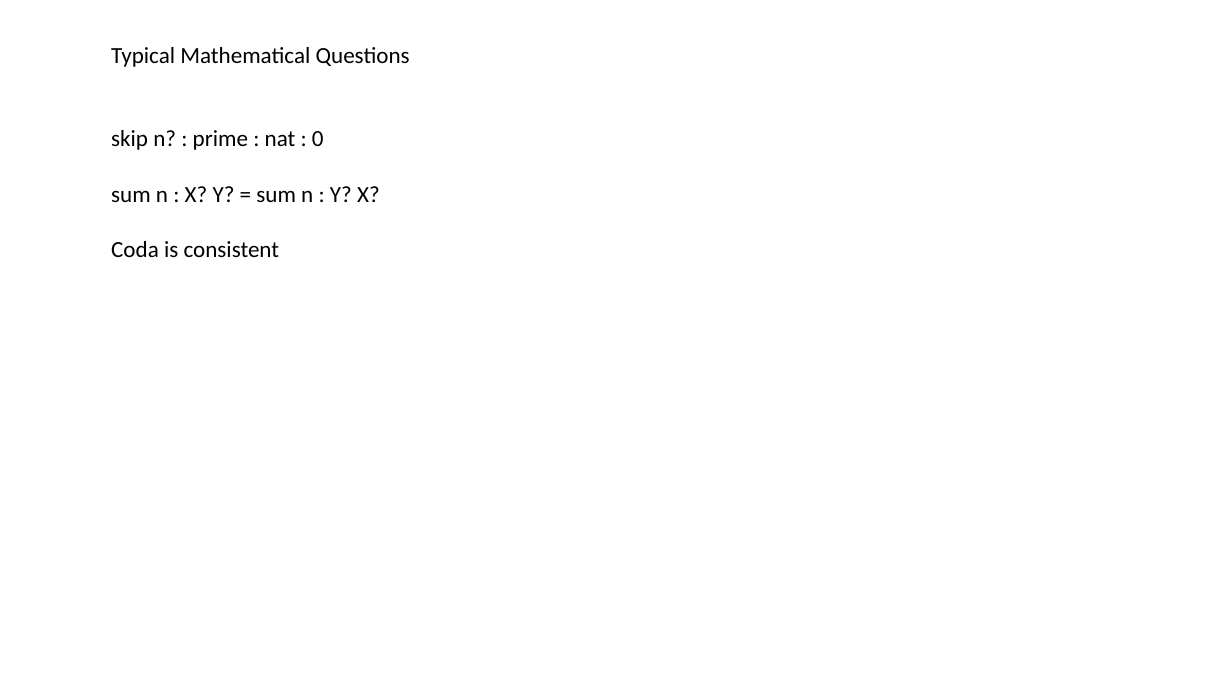
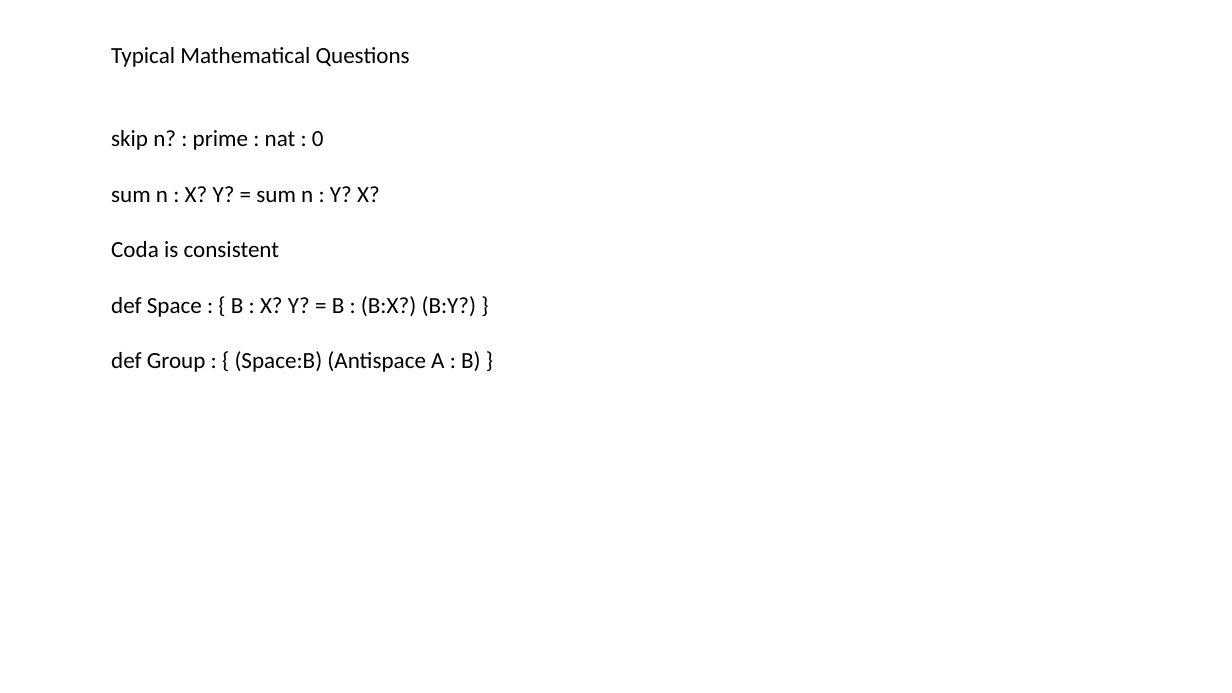
Before and after one commit to Saul-Youssef/coda, a slide deck: slide 41 of doc/talk/coda.pptx (slide 40 before the commit). Drawn at 1232x693 pixels with LibreOffice and Linux fonts; fonts in the diff are those of the drawing. Boxes give left, top, right and bottom in pixels: in the first picture for what was removed or moved away, otherwise in the second. Text is boxed around its words. In the diff, an @@ line names an element or a change of style, - is before the commit and + after.

```diff
--- a/doc/talk/coda.pptx
+++ b/doc/talk/coda.pptx
@@ text at [111, 296, 481, 372]: paragraphs added @@
+def Space : { B : X? Y? = B : (B:X?) (B:Y?) }
+def Group : { (Space:B) (Antispace A : B) }
```
Also in this commit, not shown: 10 other slides changed, 5 slides added, 5 slides removed, 1 other file.
